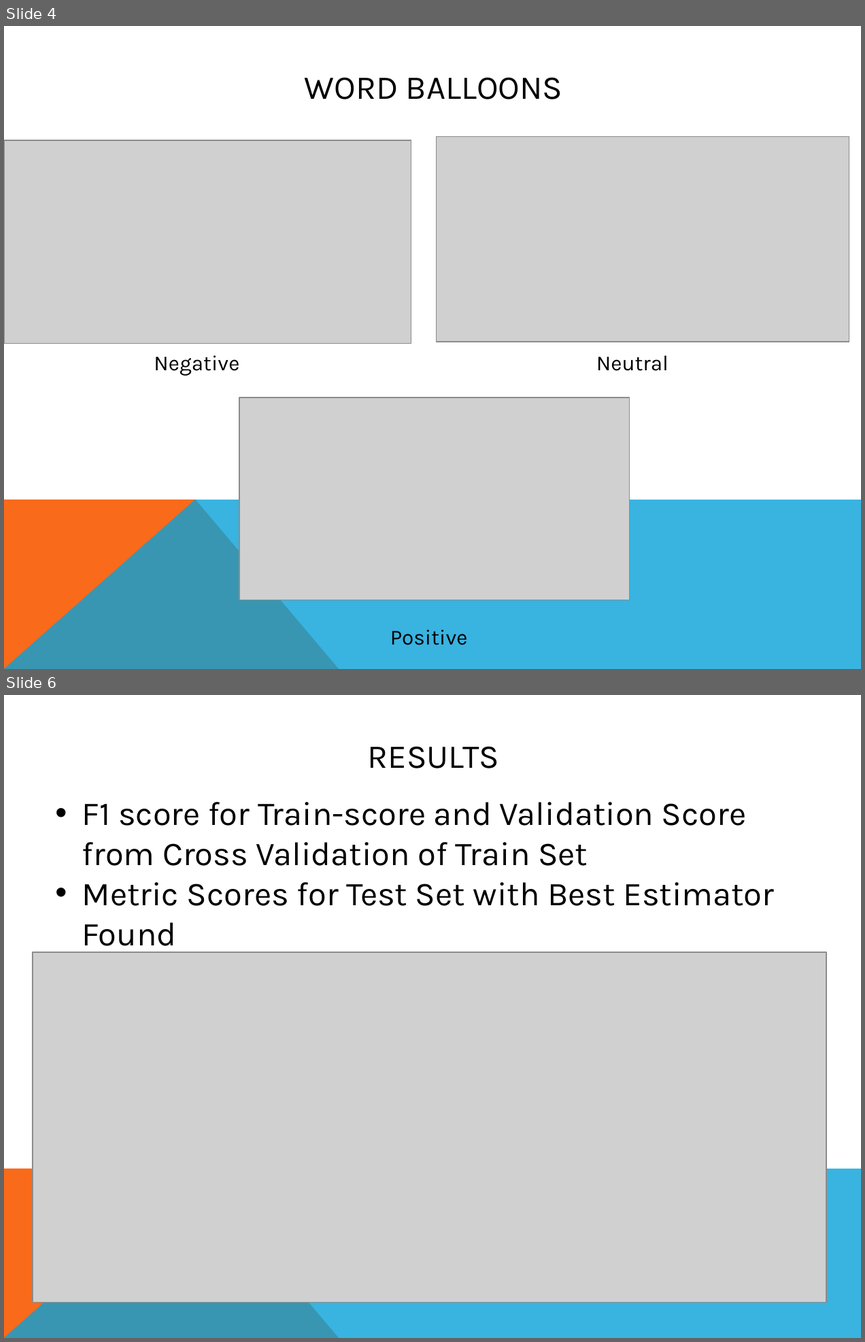
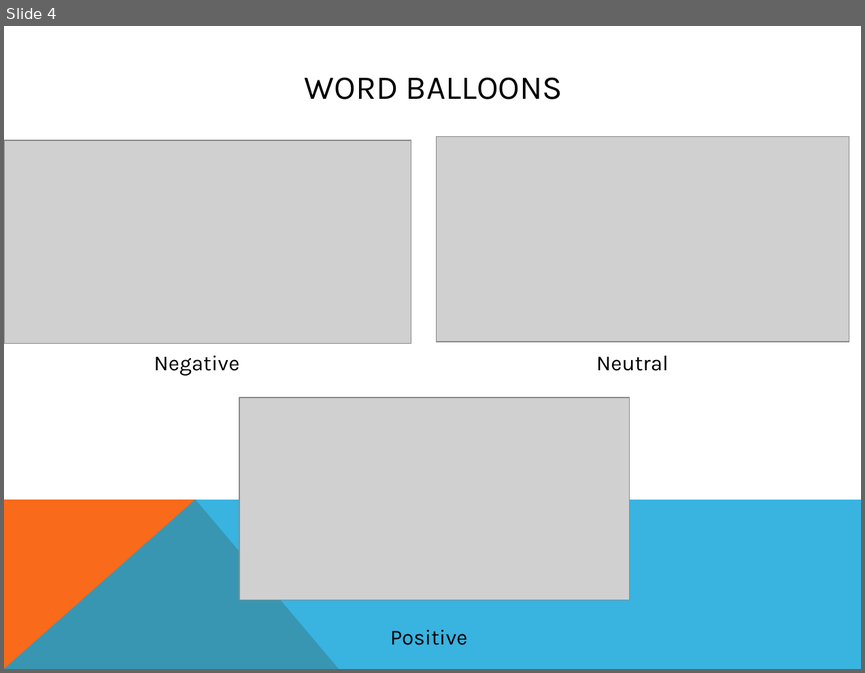
Before and after one commit to willjdew/Airline-Twitter-Sentiment, a slide deck: documents/Twitter US Airline Sentiment Analysis PP.pptx. Shown one above the other, each under a label of ours: slides 4 and 6 before the commit, slide 4 after it; the slides between them are not shown. The pictures are 865x1342 and 865x673 pixels, drawn with LibreOffice and Linux fonts; fonts in the diff are those of the drawing; grey boxes stand for pictures. Boxes give left, top, right and bottom in pixels: in the first picture for what was removed or moved away, otherwise in the second. Text is boxed around its words. In the diff, an @@ line names an element or a change of style, - is before the commit and + after.

```diff
--- a/documents/Twitter US Airline Sentiment Analysis PP.pptx
+++ b/documents/Twitter US Airline Sentiment Analysis PP.pptx
@@ slide 6 removed at bbox=[4, 695, 861, 1338], background #FFFFFF; not listed: 2 template elements that a slide beside it also shows @@
@@ title removed at bbox=[368, 746, 500, 768] @@
-RESULTS
@@ text removed at bbox=[82, 802, 774, 953] @@
-• F1 score for Train-score and Validation Score from Cross Validation of Train Set
-• Metric Scores for Test Set with Best Estimator Found
@@ picture removed at bbox=[33, 952, 825, 1302] @@
```
Also in this commit, not shown: 1 slide changed, 5 slides added, 2 other slides removed, 1 other file.
